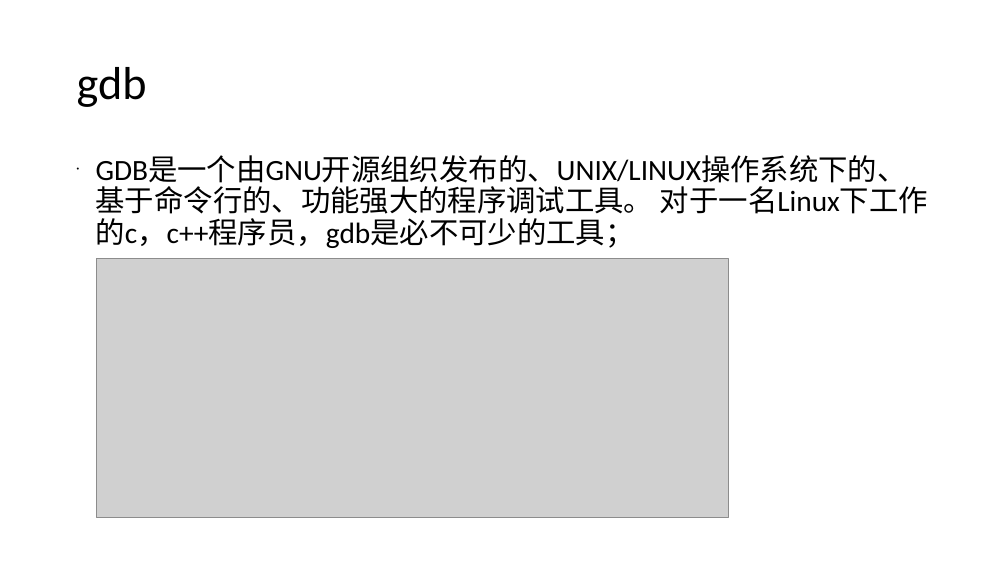
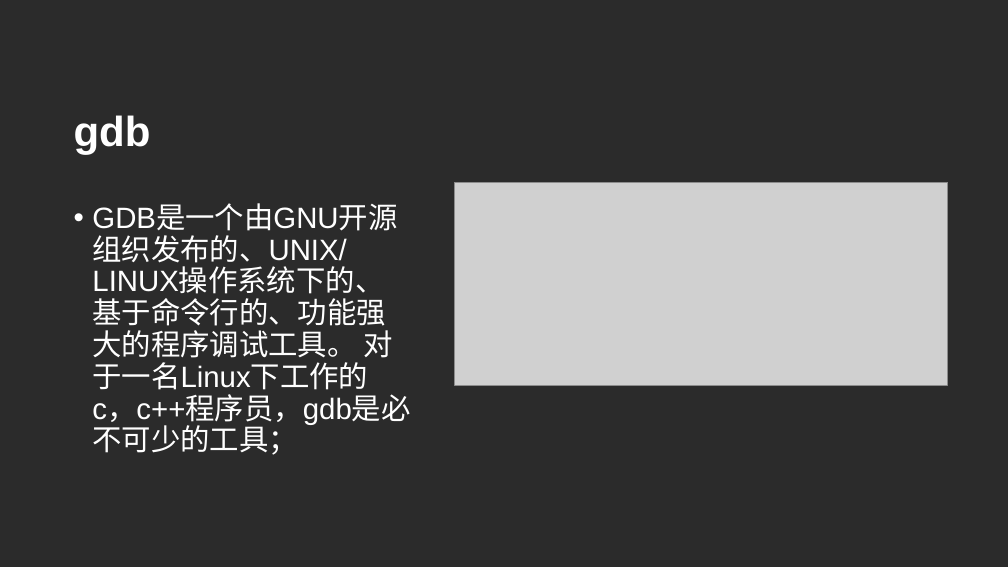
Before and after one commit to beyondforever1993/TestCode, a slide deck: slide 2 of linux调试工具.ppt. Drawn at 1008x567 pixels with LibreOffice and Linux fonts; fonts in the diff are those of the drawing; grey boxes stand for pictures; background and template pictures are left out; a plain dark background stands for a picture behind light text. Boxes give left, top, right and bottom in pixels: in the first picture for what was removed or moved away, otherwise in the second. Text is boxed around its words. In the diff, an @@ line names an element or a change of style, - is before the commit and + after.

```diff
--- a/linux调试工具.ppt
+++ b/linux调试工具.ppt
@@ background #FFFFFF to picture (left out) @@
@@ text "gdb": place and size @@
-text "gdb" at [77, 67, 147, 107]
+text "gdb" at [74, 115, 151, 155]
@@ text "gdb" at [74, 115, 151, 155]: size 44 to 40 pt, font Calibri to Arial, text colour #000000 to #FFFFFF, bold on @@
@@ text "GDB是一个由GNU开源组织发布的、UNIX/LINUX操作系统下的、基于命令行的、功能强大的程序调试工具。 对于一名L ...": place and size @@
-text "GDB是一个由GNU开源组织发布的、UNIX/LINUX操作系统下的、基于命令行的、功能强大的程序调试工具。 对于一名L ..." at [96, 155, 928, 248]
+text "GDB是一个由GNU开源组织发布的、UNIX/LINUX操作系统下的、基于命令行的、功能强大的程序调试工具。 对于一名L ..." at [92, 230, 410, 424]
@@ text "GDB是一个由GNU开源组织发布的、UNIX/LINUX操作系统下的、基于命令行的、功能强大的程序调试工具。 对于一名L ..." at [92, 230, 410, 424]: font Calibri to Arial, text colour #000000 to #FFFFFF; bullet colour #000000 to #FFFFFF @@
@@ picture: place and size @@
-picture at [97, 258, 728, 518]
+picture at [454, 182, 948, 385]
```
Also in this commit, not shown: 6 other slides changed, 5 slides added.
